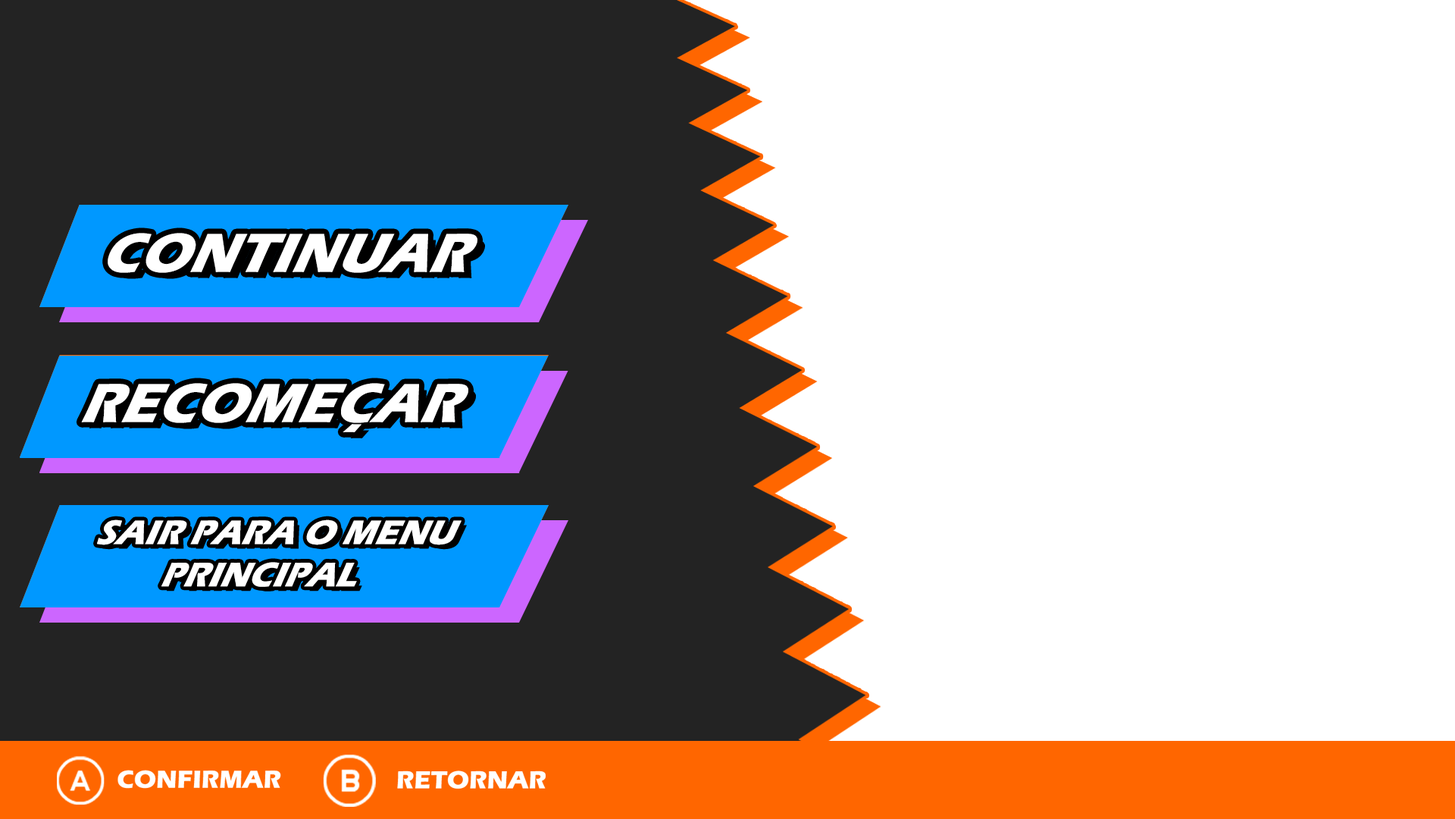
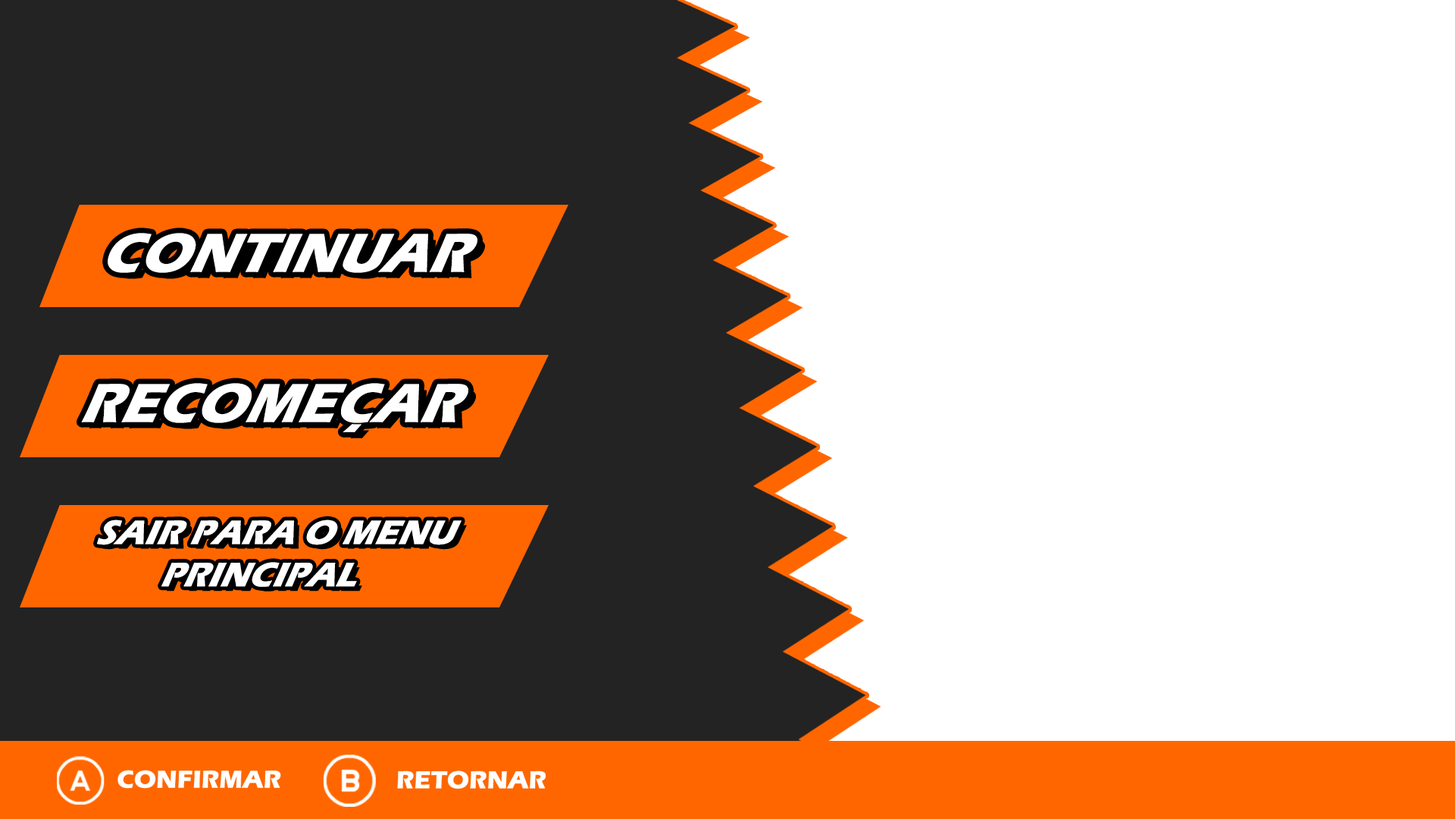
Before/after of a w=1455, h=819 layered artwork. What changed in the layer stack:
hid "CONTINUAR Selecionado" over box(39, 204, 589, 323)
hid "RECOMEÇAR selecionado" over box(19, 355, 569, 473)
hid "SAIR PARA O MENU PRINCIPAL selecionado" over box(19, 504, 569, 623)
